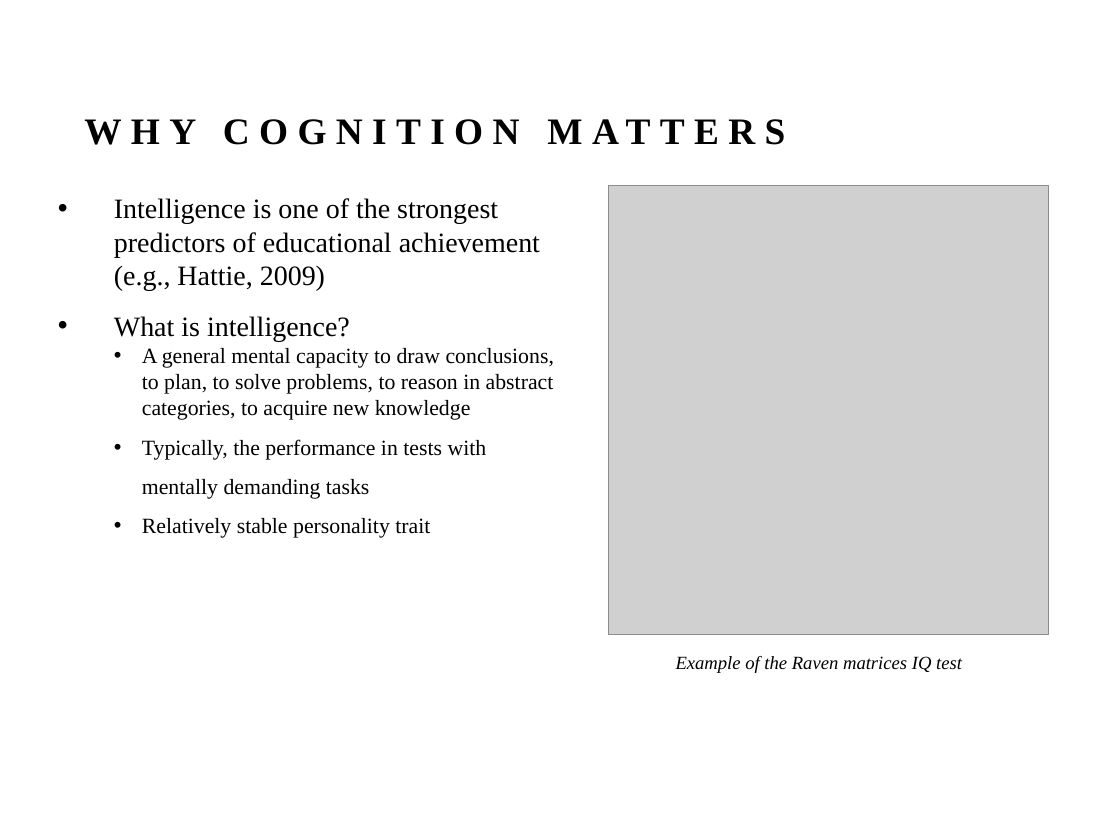
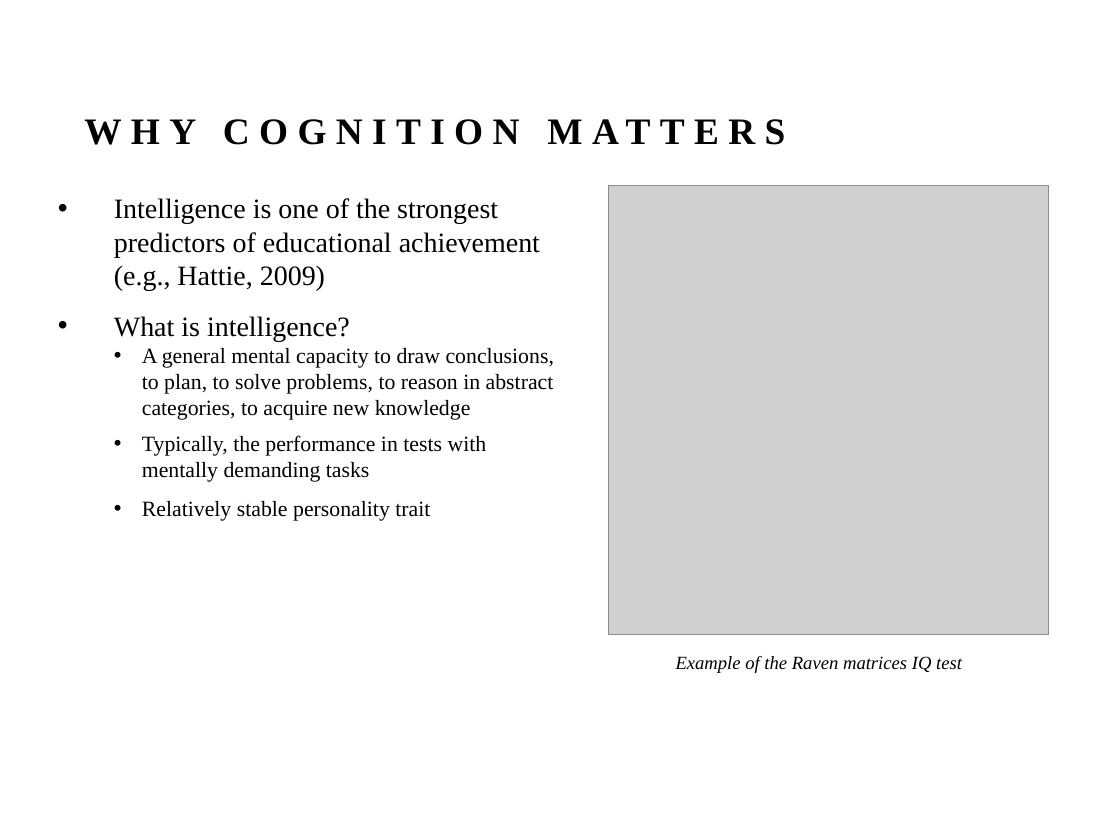
Before and after one commit to seasense/seasense.github.io, a slide deck: slide 5 of cogDev/Unit_0_slides_CogniDev.pptx. Drawn at 1120x840 pixels with LibreOffice and Linux fonts; fonts in the diff are those of the drawing; grey boxes stand for pictures; background and template pictures are left out. Boxes give left, top, right and bottom in pixels: in the first picture for what was removed or moved away, otherwise in the second. Text is boxed around its words. In the diff, an @@ line names an element or a change of style, - is before the commit and + after.

```diff
--- a/cogDev/Unit_0_slides_CogniDev.pptx
+++ b/cogDev/Unit_0_slides_CogniDev.pptx
@@ text at [142,348,554,482]: more space between paragraphs; line spacing 1.5 to 1 @@
```
Also in this commit, not shown: 2 other files.
